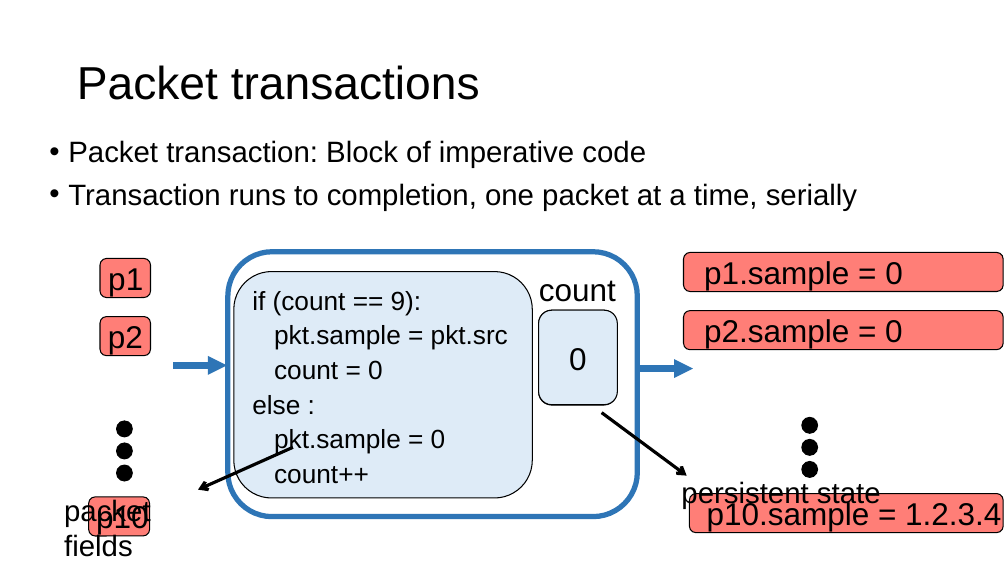
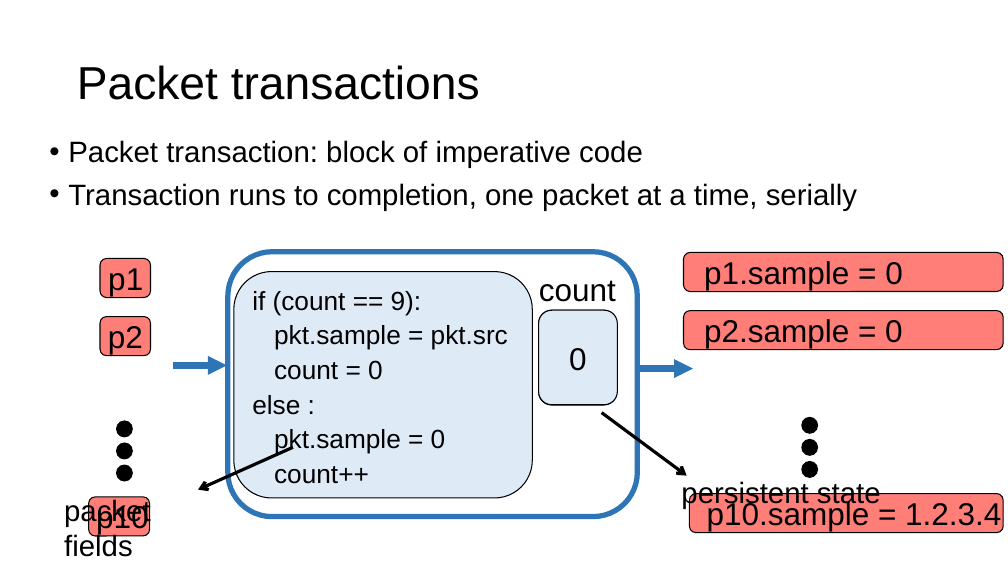
Before and after one commit to anirudhSK/pifo-domino-marple-ppts, a slide deck: slide 6 of domino_sigcomm.pptx. Drawn at 1008x567 pixels with LibreOffice and Linux fonts; fonts in the diff are those of the drawing. Boxes give left, top, right and bottom in pixels: in the first picture for what was removed or moved away, otherwise in the second. Text is boxed around its words. In the diff, an @@ line names an element or a change of style, - is before the commit and + after.

```diff
--- a/domino_sigcomm.pptx
+++ b/domino_sigcomm.pptx
@@ text at [68,140,643,168]: text changed @@
-• Packet transaction: Block of imperative code
+• Packet transaction: block of imperative code
```
Also in this commit, not shown: 1 other slide changed.
